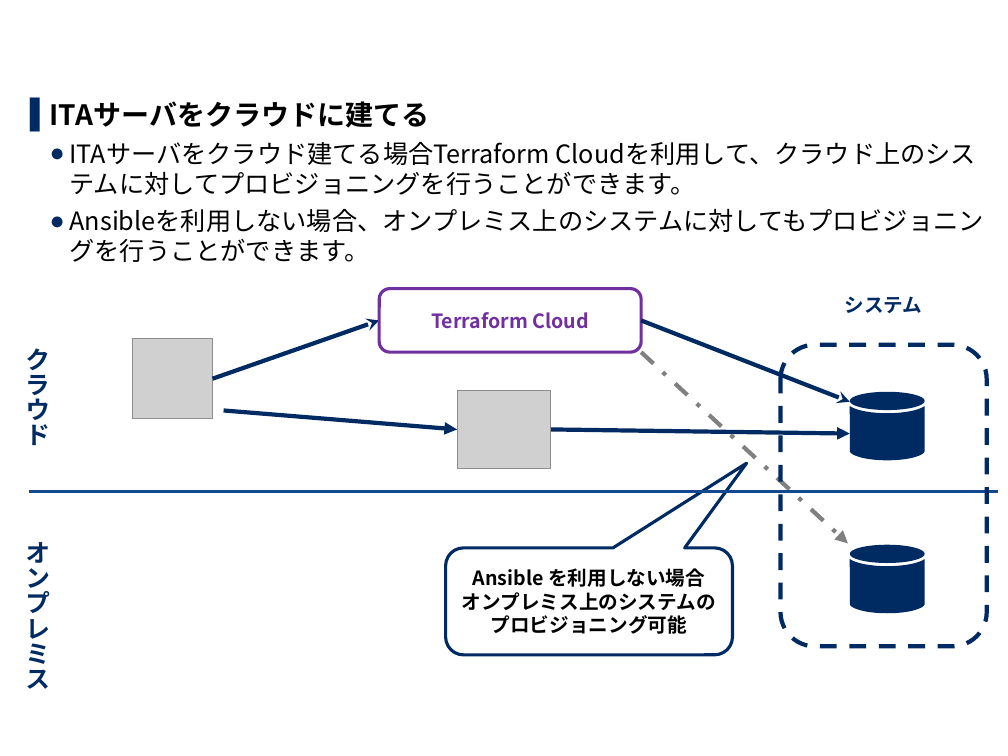
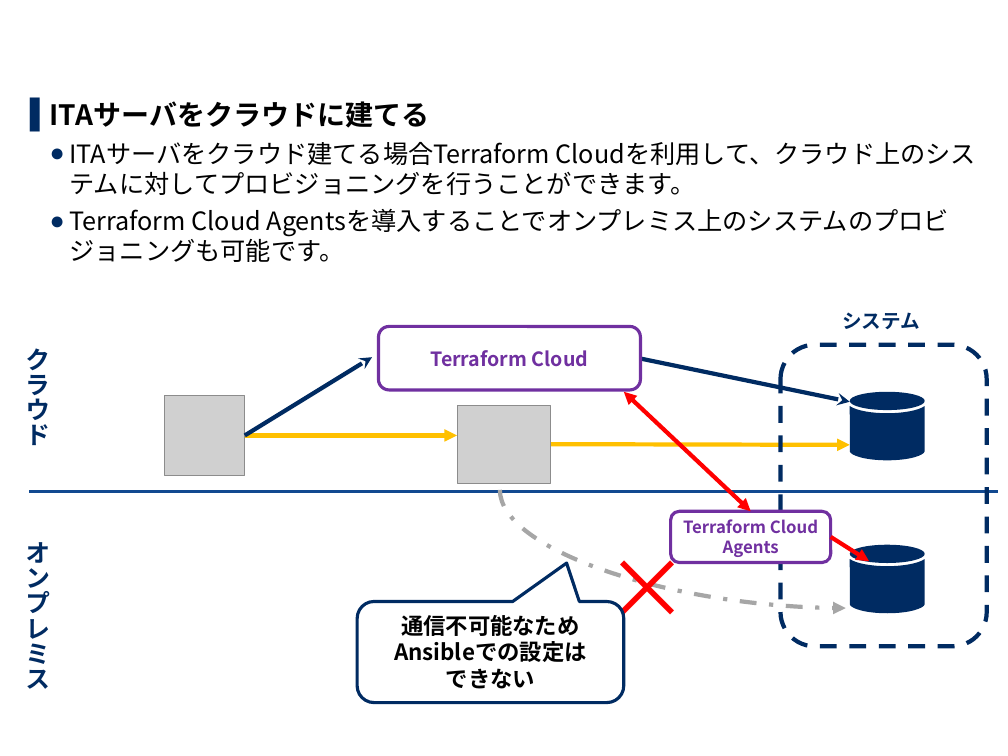
Before and after one commit to exastro-suite/it-automation-docs, a slide deck: slide 14 of asset/Learn_ja/ITA-Terraform-Driver_ja.pptx (slide 12 before the commit). Drawn at 1008x756 pixels with LibreOffice and Linux fonts; fonts in the diff are those of the drawing; grey boxes stand for pictures; background and template pictures are left out. Boxes give left, top, right and bottom in pixels: in the first picture for what was removed or moved away, otherwise in the second. Text is boxed around its words. In the diff, an @@ line names an element or a change of style, - is before the commit and + after.

```diff
--- a/asset/Learn_ja/ITA-Terraform-Driver_ja.pptx
+++ b/asset/Learn_ja/ITA-Terraform-Driver_ja.pptx
@@ text at <box>70,209,345,262</box>: text changed @@
-  ● Ansibleを利用しない場合、オンプレミス上のシステムに対してもプロビジョニングを行うことができます。
+  ● Terraform Cloud Agentsを導入することでオンプレミス上のシステムのプロビジョニングも可能です。
@@ rounded rectangle "Terraform Cloud": place and size @@
-rounded rectangle "Terraform Cloud" at <box>379,288,641,352</box>
+rounded rectangle "Terraform Cloud" at <box>378,327,640,390</box>
@@ text "システム": place and size @@
-text "システム" at <box>845,296,923,313</box>
+text "システム" at <box>842,312,920,329</box>
@@ arrow moved from (213, 379) - (379, 321) to (245, 435) - (372, 357) @@
@@ arrow moved from (641, 321) - (850, 402) to (634, 357) - (850, 402) @@
@@ picture: place and size @@
-picture at <box>132,339,213,419</box>
+picture at <box>164,395,245,476</box>
@@ picture: place and size @@
-picture at <box>457,390,550,468</box>
+picture at <box>457,405,550,483</box>
@@ arrow moved from (641, 352) - (848, 543) to (624, 392) - (751, 511) @@
@@ arrow (624, 392) - (751, 511): arrow to double arrow; stroke #808080 3 pt dashed to #FF0000 3 pt @@
@@ arrow moved from (224, 410) - (457, 429) to (245, 435) - (457, 435) @@
@@ arrow (245, 435) - (457, 435): stroke #002B62 3 pt to #FFC000 3 pt @@
@@ arrow moved from (550, 429) - (850, 433) to (550, 445) - (850, 445) @@
@@ arrow (550, 445) - (850, 445): stroke #002B62 3 pt to #FFC000 3 pt @@
@@ curved arrow added from (500, 490) to (846, 608), #A6A6A6 3 pt dashed @@
@@ text added at <box>596,531,684,643</box>, 60 pt, text #FF0000 @@
+×
@@ rounded rectangle added at <box>670,511,831,562</box>, fill #FFFFFF, outline #7030A0 2.25 pt, 12 pt, text #7030A0, bold @@
+Terraform Cloud
+Agents
@@ arrow added from (831, 537) to (869, 561), #FF0000 3 pt @@
@@ rounded speech box removed at <box>446,548,733,655</box> @@
-Ansible を利用しない場合
-オンプレミス上のシステムの
-プロビジョニング可能
@@ rounded speech box added at <box>357,602,623,703</box>, fill #FFFFFF, outline #002B62 2.25 pt, 16 pt, text #000000, bold @@
+通信不可能なため
+Ansibleでの設定は
+できない
```
Also in this commit, not shown: 12 other slides changed, 3 slides added, 1 other file.
